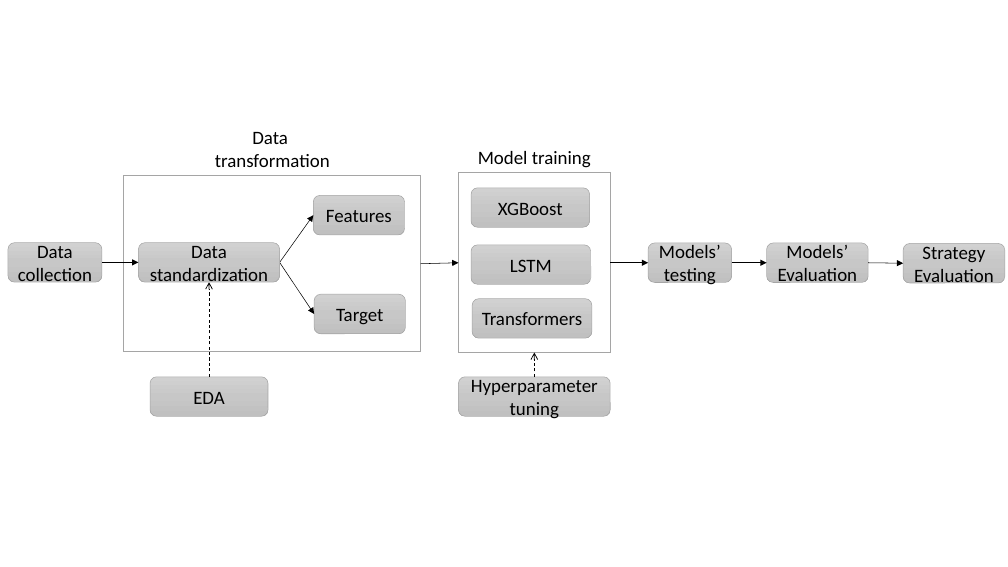
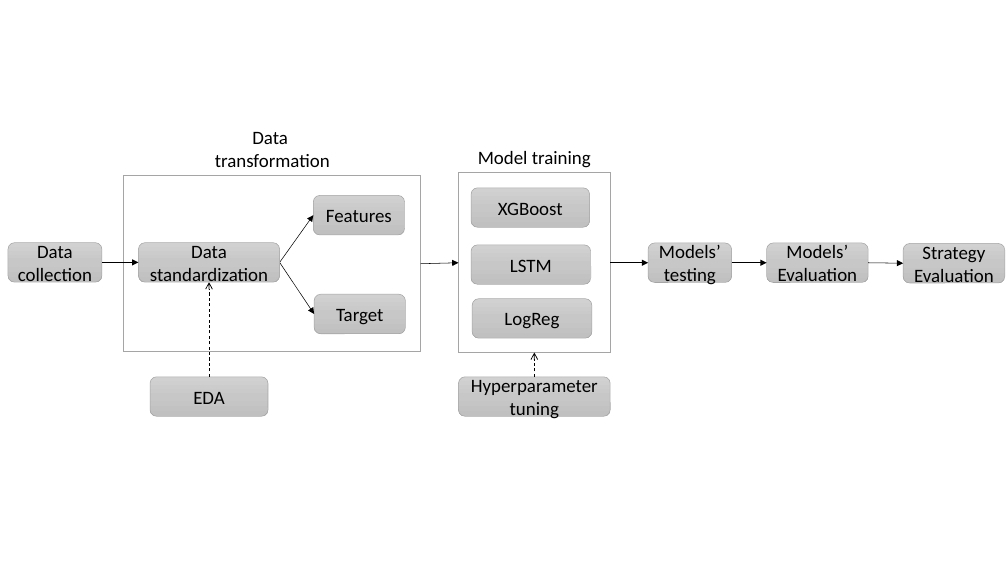
Before and after one commit to gpalazzo/crypto_msc_thesis, a slide deck: slide 2 of assets/diagrams.pptx. Drawn at 1008x567 pixels with LibreOffice and Linux fonts; fonts in the diff are those of the drawing. Boxes give left, top, right and bottom in pixels: in the first picture for what was removed or moved away, otherwise in the second. Text is boxed around its words. In the diff, an @@ line names an element or a change of style, - is before the commit and + after.

```diff
--- a/assets/diagrams.pptx
+++ b/assets/diagrams.pptx
@@ text in rounded rectangle at (x1=504, y1=313, x2=559, y2=329): text changed @@
-Transformers
+LogReg
```
Also in this commit, not shown: 2 other files.
